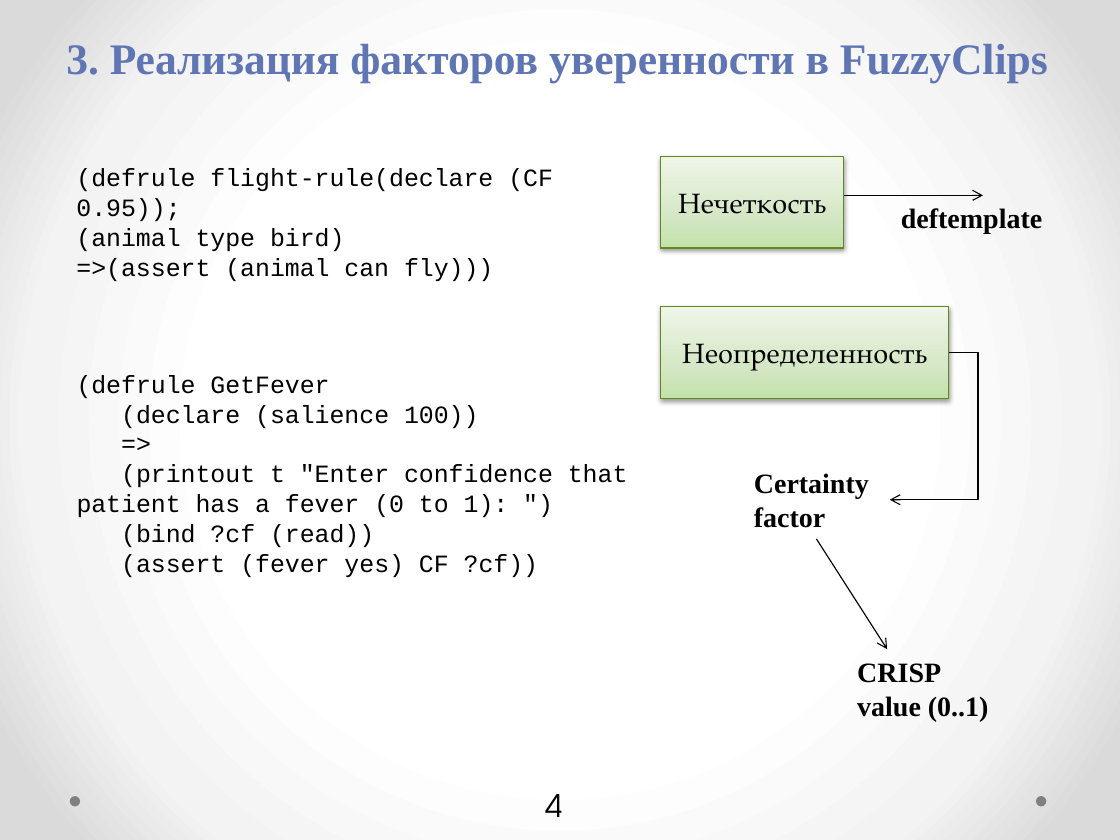
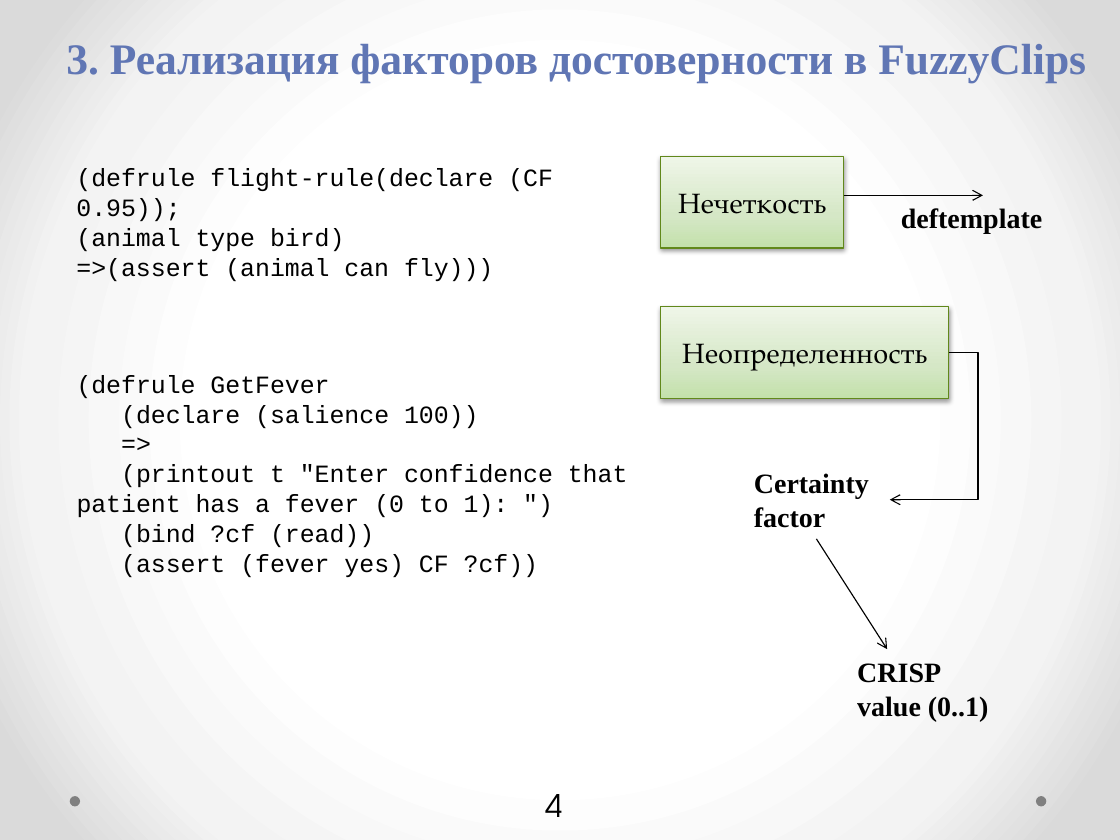
Before and after one commit to petr-r94/ResearchDocsPack, a slide deck: slide 4 of FuzzyCLIPS_End_release.pptx. Drawn at 1120x840 pixels with LibreOffice and Linux fonts; fonts in the diff are those of the drawing. Boxes give left, top, right and bottom in pixels: in the first picture for what was removed or moved away, otherwise in the second. Text is boxed around its words. In the diff, an @@ line names an element or a change of style, - is before the commit and + after.

```diff
--- a/FuzzyCLIPS_End_release.pptx
+++ b/FuzzyCLIPS_End_release.pptx
@@ text at (66,44,1086,83): text changed @@
-3. Реализация факторов уверенности в FuzzyClips
+3. Реализация факторов достоверности в FuzzyClips
```
Also in this commit, not shown: 16 other slides changed, 1 other file.
